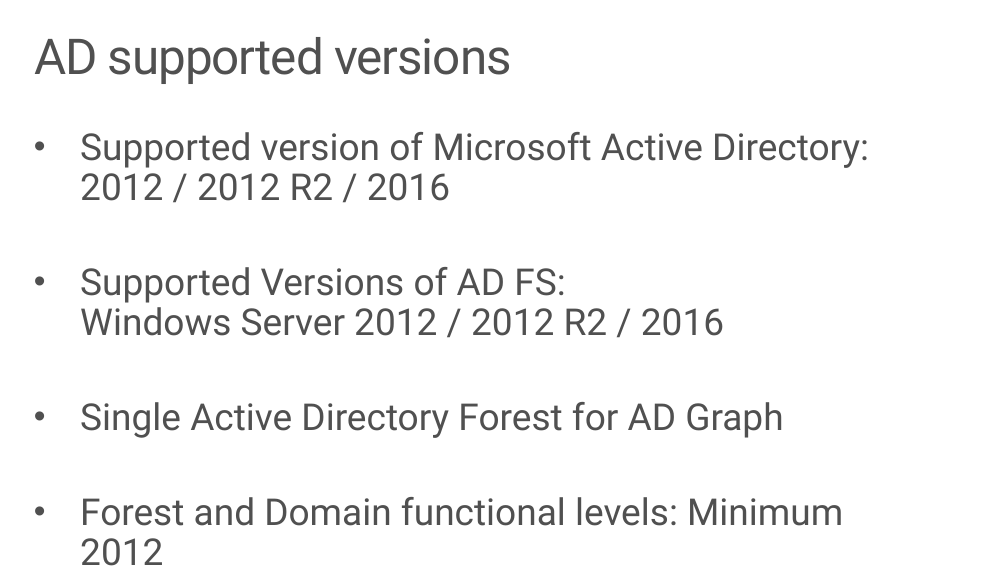
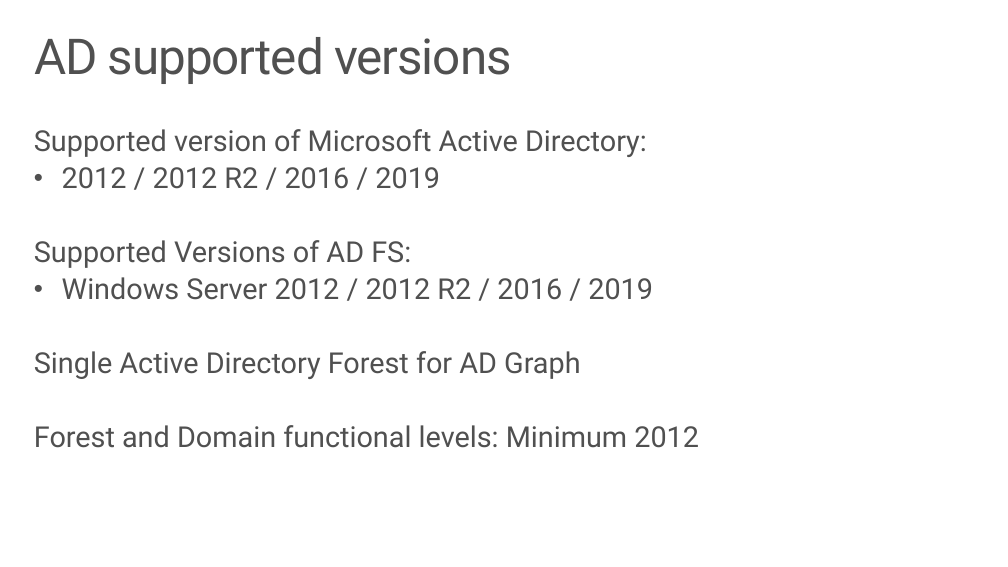
Before and after one commit to Azure-Samples/Azure-Stack-Hub-Foundation-Core, a slide deck: slide 13 of ASF-Training/ASF-slides/M02d Azure Stack Hub Integration.pptx (slide 18 before the commit). Drawn at 1008x567 pixels with LibreOffice and Linux fonts; fonts in the diff are those of the drawing. Boxes give left, top, right and bottom in pixels: in the first picture for what was removed or moved away, otherwise in the second. Text is boxed around its words. In the diff, an @@ line names an element or a change of style, - is before the commit and + after.

```diff
--- a/ASF-Training/ASF-slides/M02d Azure Stack Hub Integration.pptx
+++ b/ASF-Training/ASF-slides/M02d Azure Stack Hub Integration.pptx
@@ text at (34, 129, 653, 300): text changed; size 36 to 28 pt @@
-• Supported version of Microsoft Active Directory:
-  2012 / 2012 R2 / 2016
-• Supported Versions of AD FS:
-  Windows Server 2012 / 2012 R2 / 2016
+Supported version of Microsoft Active Directory:
+• 2012 / 2012 R2 / 2016 / 2019
+Supported Versions of AD FS:
+• Windows Server 2012 / 2012 R2 / 2016 / 2019
@@ text at (34, 351, 699, 448): size 36 to 28 pt in "Single Active Directory Forest for AD Graph", "Forest and Domain functional levels: Minimum 2012"; bullet • to none; less space between paragraphs @@
```
Also in this commit, not shown: 11 other slides changed, 4 slides added, 2 slides removed, 43 other files.
